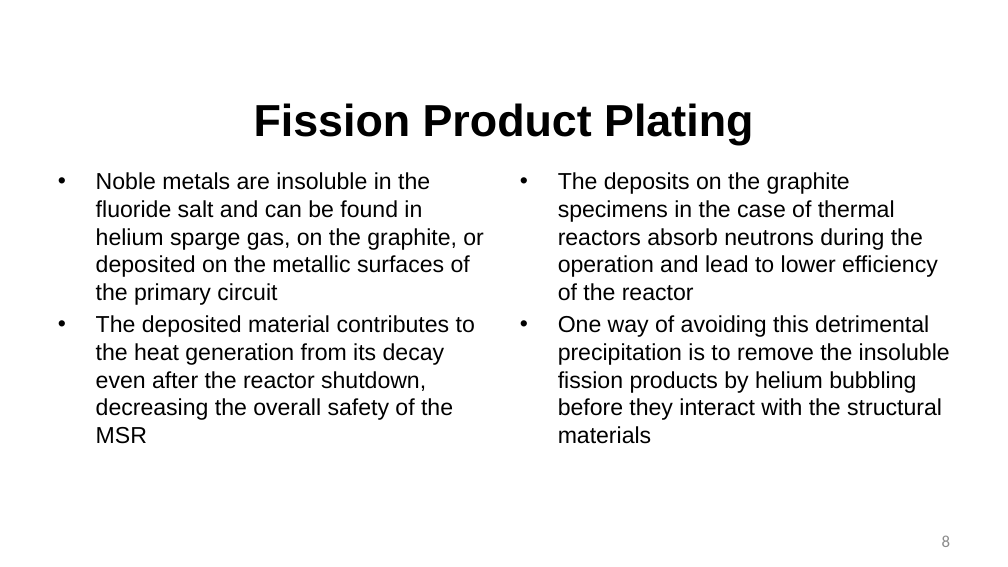
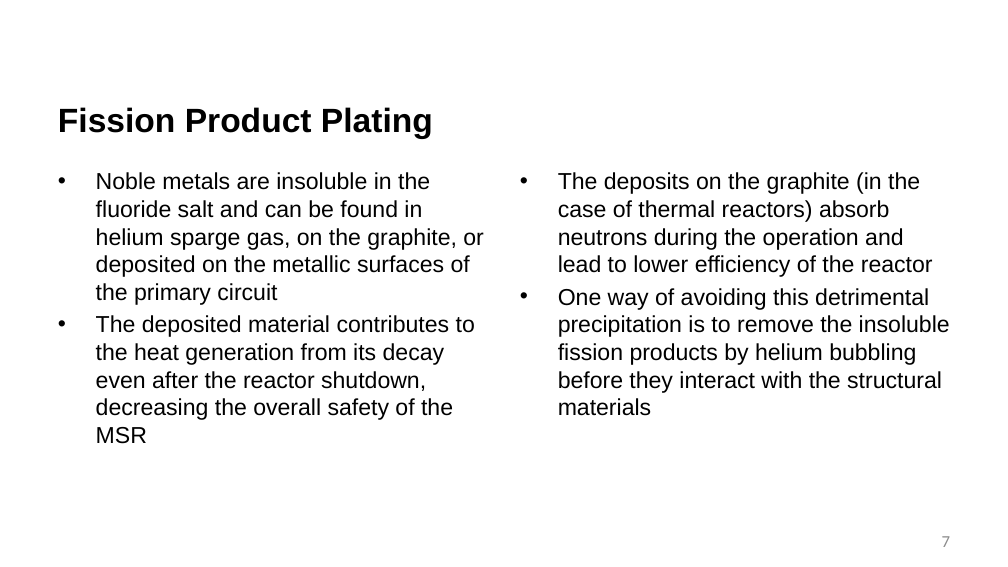
Before and after one commit to benbeeler/TEACHING, a slide deck: slide 7 of Advanced Reactor Materials/Fall2025/Lec14_MoltenSalts.pptx (slide 8 before the commit). Drawn at 1008x567 pixels with LibreOffice and Linux fonts; fonts in the diff are those of the drawing; background and template pictures are left out. Boxes give left, top, right and bottom in pixels: in the first picture for what was removed or moved away, otherwise in the second. Text is boxed around its words. In the diff, an @@ line names an element or a change of style, - is before the commit and + after.

```diff
--- a/Advanced Reactor Materials/Fall2025/Lec14_MoltenSalts.pptx
+++ b/Advanced Reactor Materials/Fall2025/Lec14_MoltenSalts.pptx
@@ title "Fission Product Plating" at [58,107,433,139]: size 42.7 to 32 pt; alignment centre to left @@
@@ text at [558,172,933,277]: text changed @@
-• The deposits on the graphite specimens in the case of thermal reactors absorb neutrons during the operation and lead to lower efficiency of the reactor
+• The deposits on the graphite (in the case of thermal reactors) absorb neutrons during the operation and lead to lower efficiency of the reactor
@@ page number at [942,536,950,547]: text changed @@
-8
+7
```
Also in this commit, not shown: 25 other slides changed, 4 slides added, 2 slides removed, 6 other files.
